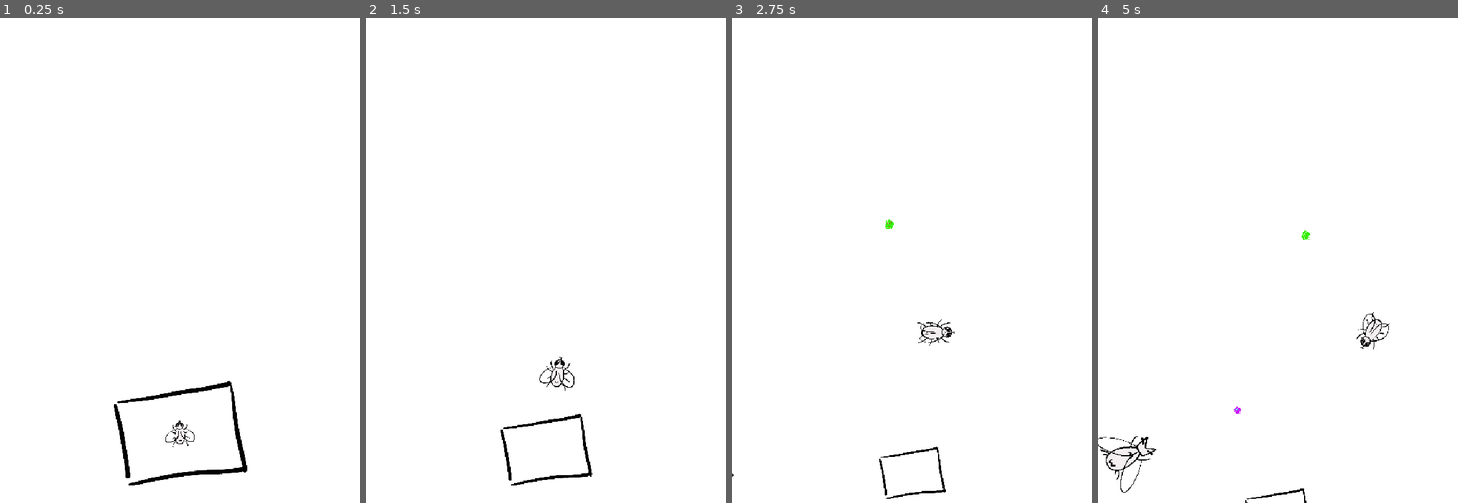
Above: before the commit, frames 1-4 (left to right).
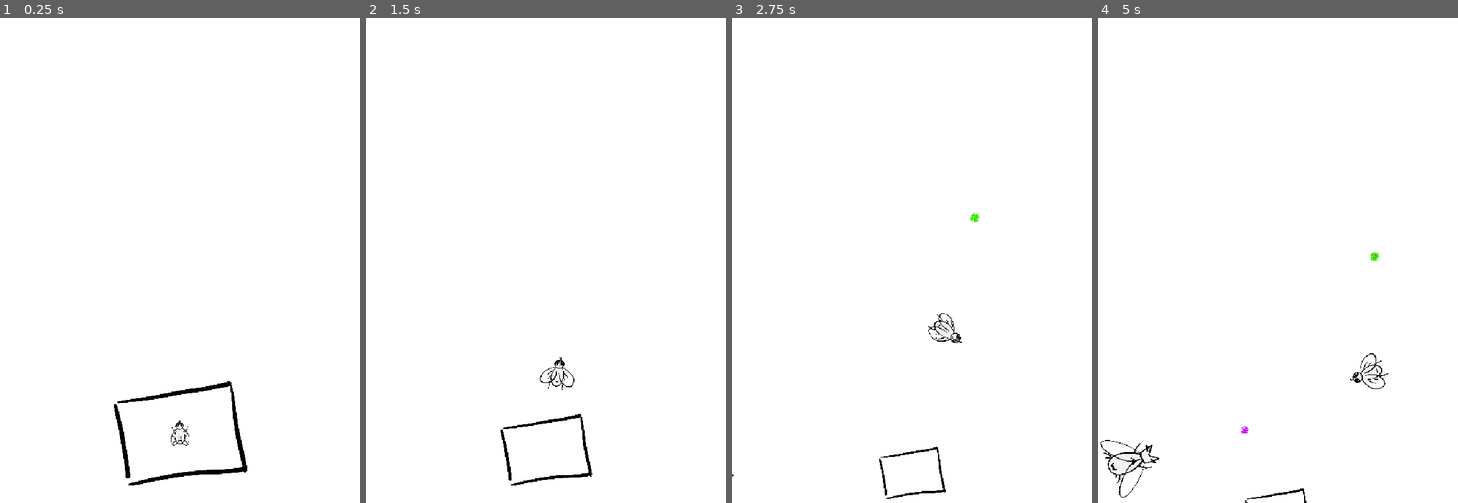
Above: after the commit, the same moments.

Repository: imikhassik/Fly-Game
Game: Godot game, scene res://scenes/test_level.tscn
The game is run twice, just before and just after one commit, with the same random seed, the same clock (stepped at 60 frames per second) and the same inputs.
Inputs:
- Up to frame 1 (0.25 s): no input
- Up to frame 2 (1.5 s): tap Enter at 0.5 s; hold D (move_right) 0.53-1.28 s; tap Q (land) at 0.6, 1.35 s; hold A (move_left) from 1.28 s (still down)
- Up to frame 3 (2.75 s): release A (move_left) at 2.03 s; hold D (move_right) from 2.03 s (still down); tap Space (shoot) at 2.1 s; tap Q (land) at 2.3 s
- Up to frame 4 (5 s): release D (move_right) at 2.78 s; hold W (move_up) 2.78-3.53 s; tap Q (land) at 2.85, 3.6, 4.55 s; hold A (move_left) from 3.53 s (still down); tap Space (shoot) at 4.35 s

The runs differ from the first frame. In frame 1, less than 0.1% of the frame differs, in the area x 45-55%, y 83-89%; in frame 2, 0.1%; in frame 3, 0.3%; in frame 4, 0.8%, in the area x 0-81%, y 43-99%.

Commit message:
Animate legs in all modes

Diff:
--- a/scenes/player.tscn
+++ b/scenes/player.tscn
@@ -10,6 +10,22 @@
 [ext_resource type="Texture2D" uid="uid://wwklw3napem7" path="res://assets/fly/flying_animation/frame3.PNG" id="5_y4r1p"]
 [ext_resource type="Texture2D" uid="uid://lhima6pg2qn1" path="res://assets/fly/flying_animation/frame6.PNG" id="6_ur7pv"]
 [ext_resource type="Texture2D" uid="uid://b0k65153b2ti" path="res://assets/fly/flying_animation/frame5.PNG" id="7_d2wvv"]
+[ext_resource type="Texture2D" uid="uid://cblaccaw2elet" path="res://assets/fly/legs/flying_legs.PNG" id="11_oprun"]
+[ext_resource type="Texture2D" uid="uid://dgx3iiuh3gpy8" path="res://assets/fly/legs/walking_animation/frame1.PNG" id="12_a8ls1"]
+[ext_resource type="Texture2D" uid="uid://bcokw7upvc2ig" path="res://assets/fly/legs/walking_animation/frame2.PNG" id="13_qfm1y"]
+[ext_resource type="Texture2D" uid="uid://7gnjv5cx7241" path="res://assets/fly/legs/walking_animation/frame3.PNG" id="14_fulsm"]
+[ext_resource type="Texture2D" uid="uid://lu8y644vg8cf" path="res://assets/fly/legs/walking_animation/frame4.PNG" id="15_4r5pv"]
+[ext_resource type="Texture2D" uid="uid://d1mvxjiuvdnv0" path="res://assets/fly/legs/neutral_legs.PNG" id="16_a8ls1"]
+
+[sub_resource type="CapsuleShape2D" id="CapsuleShape2D_ejr3x"]
+radius = 14.0
+height = 64.0
+
+[sub_resource type="RectangleShape2D" id="RectangleShape2D_j6w7d"]
+size = Vector2(21, 53)
+
+[sub_resource type="CircleShape2D" id="CircleShape2D_ejr3x"]
+radius = 5.0
 
 [sub_resource type="SpriteFrames" id="SpriteFrames_1fr2o"]
 animations = [{
@@ -37,15 +53,25 @@
 "speed": 60.0
 }]
 
-[sub_resource type="CapsuleShape2D" id="CapsuleShape2D_ejr3x"]
-radius = 14.0
-height = 64.0
-
-[sub_resource type="RectangleShape2D" id="RectangleShape2D_j6w7d"]
-size = Vector2(21, 53)
-
-[sub_resource type="CircleShape2D" id="CircleShape2D_ejr3x"]
-radius = 5.0
+[sub_resource type="SpriteFrames" id="SpriteFrames_y4r1p"]
+animations = [{
+"frames": [{
+"duration": 1.0,
+"texture": ExtResource("12_a8ls1")
+}, {
+"duration": 1.0,
+"texture": ExtResource("13_qfm1y")
+}, {
+"duration": 1.0,
+"texture": ExtResource("14_fulsm")
+}, {
+"duration": 1.0,
+"texture": ExtResource("15_4r5pv")
+}],
+"loop": 1,
+"name": &"walk",
+"speed": 12.0
+}]
 
 [node name="Fly" type="CharacterBody2D" unique_id=1584304132 node_paths=PackedStringArray("shoot_sound", "flying_sound")]
 collision_mask = 3
@@ -53,15 +79,6 @@
 script = ExtResource("1_g2els")
 shoot_sound = NodePath("ShootSound")
 flying_sound = NodePath("FlyingSound")
-
-[node name="Sprite2D" type="Sprite2D" parent="." unique_id=1273881272]
-scale = Vector2(0.1, 0.1)
-texture = ExtResource("1_3vyb7")
-
-[node name="AnimatedSprite2D" type="AnimatedSprite2D" parent="." unique_id=1360514945]
-scale = Vector2(0.1, 0.1)
-sprite_frames = SubResource("SpriteFrames_1fr2o")
-animation = &"flying"
 
 [node name="CollisionShape2D" type="CollisionShape2D" parent="." unique_id=1849372521]
 shape = SubResource("CapsuleShape2D_ejr3x")
@@ -87,3 +104,29 @@
 
 [node name="FlyingSound" type="AudioStreamPlayer2D" parent="." unique_id=761508897]
 stream = ExtResource("5_qlg0r")
+
+[node name="FlyVisuals" type="Node2D" parent="." unique_id=1549313574]
+
+[node name="Sprite2D" type="Sprite2D" parent="FlyVisuals" unique_id=1273881272]
+scale = Vector2(0.1, 0.1)
+texture = ExtResource("1_3vyb7")
+
+[node name="Body_Wings" type="AnimatedSprite2D" parent="FlyVisuals" unique_id=1360514945]
+scale = Vector2(0.1, 0.1)
+sprite_frames = SubResource("SpriteFrames_1fr2o")
+animation = &"flying"
+
+[node name="Legs" type="Node2D" parent="FlyVisuals" unique_id=1176125828]
+
+[node name="FlyingLegs" type="Sprite2D" parent="FlyVisuals/Legs" unique_id=1261021537]
+scale = Vector2(0.1, 0.1)
+texture = ExtResource("11_oprun")
+
+[node name="WalkingLegs" type="AnimatedSprite2D" parent="FlyVisuals/Legs" unique_id=1110492010]
+scale = Vector2(0.1, 0.1)
+sprite_frames = SubResource("SpriteFrames_y4r1p")
+animation = &"walk"
+
+[node name="NeutralLegs" type="Sprite2D" parent="FlyVisuals/Legs" unique_id=934327815]
+scale = Vector2(0.1, 0.1)
+texture = ExtResource("16_a8ls1")
--- a/scripts/player.gd
+++ b/scripts/player.gd
@@ -12,8 +12,8 @@
 @export var up_boost: float = 160.0
 @export var landing_deceleration: float = 200.0
 @export var landing_scale_target: float = 0.75
-@export var landing_scale_speed: float = 0.03
-@export var take_off_scale_speed: float = 0.03
+@export var landing_scale_speed: float = 0.25   # half of platform scale_speed (0.5)
+@export var take_off_scale_speed: float = 0.25   # half of platform scale_speed (0.5)
 @export var takeoff_forward_speed: float = 150.0
 @export var projectile_scene: PackedScene = preload("res://scenes/projectile.tscn")
 @export var shoot_sound: AudioStreamPlayer2D
@@ -34,10 +34,13 @@
 @export var stretch_amount: float = 0.13
 @export var squash_amount: float = 0.10
 
+# ----- LEG TRANSITION -----
+@export var leg_transition_duration: float = 0.3
+
 var health: int
 var invincible: bool = false
 
-var original_scale: Vector2 = Vector2.ONE
+var fly_visuals_base_scale: Vector2 = Vector2.ONE
 var vertical_velocity: float = 0.0
 var respawn_position: Vector2 = Vector2.ZERO
 var shoot_timer: float = 0.0
@@ -45,14 +48,13 @@
 var boundary_push: Vector2 = Vector2.ZERO
 var current_deformation: float = 0.0
 var is_fully_scaled: bool = false
+var facing_direction: int = 1
 
 func _ready() -> void:
-	original_scale = $Sprite2D.scale
-	# Start with landed sprite at target scale
-	$Sprite2D.scale = original_scale * landing_scale_target
-	$Sprite2D.rotation = 0.0
-	$AnimatedSprite2D.scale = original_scale * landing_scale_target
-	$AnimatedSprite2D.rotation = 0.0
+	fly_visuals_base_scale = $FlyVisuals.scale
+	print("FlyVisuals base scale: ", fly_visuals_base_scale)
+
+	$FlyVisuals.scale = fly_visuals_base_scale * landing_scale_target
 	z_index = 1
 	add_to_group("player")
 
@@ -70,9 +72,13 @@
 	if flying_sound:
 		flying_sound.stop()
 
-	# Start with landed sprite visible
-	$Sprite2D.visible = true
-	$AnimatedSprite2D.visible = false
+	$FlyVisuals/Sprite2D.visible = true
+	$FlyVisuals/Body_Wings.visible = false
+
+	$FlyVisuals/Legs/NeutralLegs.visible = true
+	$FlyVisuals/Legs/WalkingLegs.visible = false
+	$FlyVisuals/Legs/FlyingLegs.visible = false
+	$FlyVisuals/Legs/WalkingLegs.stop()
 
 	call_deferred("_set_initial_position")
 
@@ -151,62 +157,73 @@
 	match state:
 		FlyState.FLYING:
 			flying_update(input_vector, delta, using_controller, raw_stick)
+		FlyState.TAKING_OFF:
+			takeoff_update(delta)
 		FlyState.LANDING:
 			landing_update(delta)
 		FlyState.LANDED:
 			landed_update(input_vector, delta, using_controller)
-		FlyState.TAKING_OFF:
-			take_off_update(delta)
 
 	# ----- SCALING + VISIBILITY -----
 	match state:
 		FlyState.TAKING_OFF:
-			if not $AnimatedSprite2D.visible:
-				$AnimatedSprite2D.visible = true
-				$Sprite2D.visible = false
-				$AnimatedSprite2D.play("flying")
-			$AnimatedSprite2D.scale = $AnimatedSprite2D.scale.move_toward(original_scale, take_off_scale_speed * delta)
+			if not $FlyVisuals/Body_Wings.visible:
+				$FlyVisuals/Body_Wings.visible = true
+				$FlyVisuals/Sprite2D.visible = false
+				$FlyVisuals/Body_Wings.play("flying")
+			$FlyVisuals.scale = $FlyVisuals.scale.move_toward(fly_visuals_base_scale, take_off_scale_speed * delta)
 			is_fully_scaled = false
 			current_deformation = 0.0
+			if $FlyVisuals.scale.distance_to(fly_visuals_base_scale) < 0.001:
+				$FlyVisuals.scale = fly_visuals_base_scale
+				state = FlyState.FLYING
+				is_fully_scaled = true
+				print("Take off complete!")
 		FlyState.LANDING:
-			var target_scale = original_scale * landing_scale_target
-			if $AnimatedSprite2D.visible:
-				$AnimatedSprite2D.scale = $AnimatedSprite2D.scale.move_toward(target_scale, landing_scale_speed * delta)
 			is_fully_scaled = false
+			current_deformation = 0.0
+			var target_scale = fly_visuals_base_scale * landing_scale_target
+			if $FlyVisuals/Body_Wings.visible:
+				$FlyVisuals.scale = $FlyVisuals.scale.move_toward(target_scale, landing_scale_speed * delta)
+			print("LANDING: scale = ", $FlyVisuals.scale)
 		FlyState.LANDED:
-			var target_scale = original_scale * landing_scale_target
-			if not $Sprite2D.visible:
-				$Sprite2D.visible = true
-				$AnimatedSprite2D.visible = false
-				$AnimatedSprite2D.stop()
-				$Sprite2D.scale = target_scale
+			print("LANDED branch reached!")
+			if not $FlyVisuals/Sprite2D.visible:
+				$FlyVisuals/Sprite2D.visible = true
+				$FlyVisuals/Body_Wings.visible = false
+				$FlyVisuals/Body_Wings.stop()
+				print("Switched to Sprite2D, stopped Body_Wings")
+			$FlyVisuals.scale = fly_visuals_base_scale * landing_scale_target
 			is_fully_scaled = false
+			current_deformation = 0.0
+			facing_direction = 1
+			print("LANDED: scale reset to ", $FlyVisuals.scale, " is_fully_scaled=", is_fully_scaled)
 		FlyState.FLYING:
-			if not $AnimatedSprite2D.visible:
-				$AnimatedSprite2D.visible = true
-				$Sprite2D.visible = false
-				$AnimatedSprite2D.play("flying")
-			# Continue scaling if not yet fully scaled
+			if not $FlyVisuals/Body_Wings.visible:
+				$FlyVisuals/Body_Wings.visible = true
+				$FlyVisuals/Sprite2D.visible = false
+				$FlyVisuals/Body_Wings.play("flying")
 			if not is_fully_scaled:
-				$AnimatedSprite2D.scale = $AnimatedSprite2D.scale.move_toward(original_scale, take_off_scale_speed * delta)
-				if $AnimatedSprite2D.scale.distance_to(original_scale) < 0.0001:
-					$AnimatedSprite2D.scale = original_scale
+				$FlyVisuals.scale = $FlyVisuals.scale.move_toward(fly_visuals_base_scale, take_off_scale_speed * delta)
+				if $FlyVisuals.scale.distance_to(fly_visuals_base_scale) < 0.001:
+					$FlyVisuals.scale = fly_visuals_base_scale
 					is_fully_scaled = true
 				current_deformation = 0.0
 		_:
 			pass
 
-	# ----- ANIMATION SPEED -----
+	# ----- ANIMATION SPEED (wings) -----
 	if state == FlyState.FLYING or state == FlyState.TAKING_OFF:
 		var current_speed = velocity.length()
 		var min_speed = 0.0
 		var max_speed = forward_speed + up_boost
 		var t = clamp((current_speed - min_speed) / (max_speed - min_speed), 0.0, 1.0)
 		var target_fps = lerp(min_fps, max_fps, t)
-		$AnimatedSprite2D.speed_scale = target_fps / $AnimatedSprite2D.sprite_frames.get_animation_speed("flying")
-
-	# ----- SMOOTH DEFORMATION (only when fully scaled) -----
+		$FlyVisuals/Body_Wings.speed_scale = target_fps / $FlyVisuals/Body_Wings.sprite_frames.get_animation_speed("flying")
+
+	# ----- DEFORMATION (only in FLYING and fully scaled) -----
 	if state == FlyState.FLYING and is_fully_scaled:
+		print("DEFORMATION running in FLYING")
 		var current_speed = velocity.length()
 		var min_speed = 0.0
 		var max_speed = forward_speed + up_boost
@@ -216,12 +233,12 @@
 		var stretch_factor = 1.0 + current_deformation * stretch_amount
 		var squash_factor = 1.0 - current_deformation * squash_amount
 
-		$AnimatedSprite2D.scale = Vector2(
-			original_scale.x * squash_factor,
-			original_scale.y * stretch_factor
+		$FlyVisuals.scale = Vector2(
+			fly_visuals_base_scale.x * squash_factor * facing_direction,
+			fly_visuals_base_scale.y * stretch_factor
 		)
 
-# ----- FLYING STATE -----
+# ----- FLYING STATE (unchanged) -----
 func flying_update(input_vector: Vector2, delta: float, using_controller: bool, raw_stick: Vector2) -> void:
 	var fly_speed: float
 	var move_dir: Vector2
@@ -243,9 +260,8 @@
 		position.x = clamp(position.x, 0.0, viewport_size.x)
 		position.y = clamp(position.y, 0.0, viewport_size.y)
 
-		$AnimatedSprite2D.rotation = 0.0
 		if input_vector.x != 0:
-			$AnimatedSprite2D.flip_h = input_vector.x < 0
+			facing_direction = 1 if input_vector.x >= 0 else -1
 		return
 
 	if abs(input_vector.x) > 0.01:
@@ -264,12 +280,19 @@
 	position.x = clamp(position.x, 0.0, viewport_size.x)
 	position.y = clamp(position.y, 0.0, viewport_size.y)
 
-	$AnimatedSprite2D.rotation = 0.0
 	if input_vector.x != 0:
-		$AnimatedSprite2D.flip_h = input_vector.x < 0
-
-# ----- LANDED (WALKING) STATE -----
+		facing_direction = 1 if input_vector.x >= 0 else -1
+
+# ----- TAKEOFF STATE (forward only) -----
+func takeoff_update(delta: float) -> void:
+	var forward_dir: Vector2 = Vector2(0, -1).rotated(rotation)
+	velocity = forward_dir * takeoff_forward_speed
+	velocity += boundary_push
+	move_and_slide()
+
+# ----- LANDED (WALKING) STATE (unchanged) -----
 func landed_update(input_vector: Vector2, delta: float, using_controller: bool) -> void:
+	print("landed_update called")
 	var move_dir: Vector2
 	var viewport_size: Vector2
 
@@ -288,9 +311,25 @@
 		position.x = clamp(position.x, 0.0, viewport_size.x)
 		position.y = clamp(position.y, 0.0, viewport_size.y)
 
-		$Sprite2D.rotation = 0.0
 		if input_vector.x != 0:
-			$Sprite2D.flip_h = input_vector.x < 0
+			facing_direction = 1 if input_vector.x >= 0 else -1
+
+		if input_vector.y < 0 and _is_head_on_platform():
+			if not $FlyVisuals/Legs/WalkingLegs.visible:
+				$FlyVisuals/Legs/NeutralLegs.visible = false
+				$FlyVisuals/Legs/WalkingLegs.visible = true
+				$FlyVisuals/Legs/FlyingLegs.visible = false
+				$FlyVisuals/Legs/WalkingLegs.play("walk")
+			var current_speed = velocity.length()
+			var max_speed = walk_speed
+			var t = clamp(current_speed / max_speed, 0.0, 1.0)
+			var target_fps = lerp(6.0, 24.0, t)
+			$FlyVisuals/Legs/WalkingLegs.speed_scale = target_fps / $FlyVisuals/Legs/WalkingLegs.sprite_frames.get_animation_speed("walk")
+		else:
+			if $FlyVisuals/Legs/WalkingLegs.visible:
+				$FlyVisuals/Legs/WalkingLegs.stop()
+				$FlyVisuals/Legs/WalkingLegs.visible = false
+				$FlyVisuals/Legs/NeutralLegs.visible = true
 		return
 
 	if abs(input_vector.x) > 0.01:
@@ -312,9 +351,25 @@
 	position.x = clamp(position.x, 0.0, viewport_size.x)
 	position.y = clamp(position.y, 0.0, viewport_size.y)
 
-	$Sprite2D.rotation = 0.0
 	if input_vector.x != 0:
-		$Sprite2D.flip_h = input_vector.x < 0
+		facing_direction = 1 if input_vector.x >= 0 else -1
+
+	if input_vector.y < 0 and _is_head_on_platform():
+		if not $FlyVisuals/Legs/WalkingLegs.visible:
+			$FlyVisuals/Legs/NeutralLegs.visible = false
+			$FlyVisuals/Legs/WalkingLegs.visible = true
+			$FlyVisuals/Legs/FlyingLegs.visible = false
+			$FlyVisuals/Legs/WalkingLegs.play("walk")
+		var current_speed = velocity.length()
+		var max_speed = walk_speed
+		var t = clamp(current_speed / max_speed, 0.0, 1.0)
+		var target_fps = lerp(6.0, 24.0, t)
+		$FlyVisuals/Legs/WalkingLegs.speed_scale = target_fps / $FlyVisuals/Legs/WalkingLegs.sprite_frames.get_animation_speed("walk")
+	else:
+		if $FlyVisuals/Legs/WalkingLegs.visible:
+			$FlyVisuals/Legs/WalkingLegs.stop()
+			$FlyVisuals/Legs/WalkingLegs.visible = false
+			$FlyVisuals/Legs/NeutralLegs.visible = true
 
 # ----- LANDING STATE -----
 func landing_update(delta: float) -> void:
@@ -325,23 +380,10 @@
 	move_and_slide()
 
 	if abs(vertical_velocity) < 1.0:
-		if $AnimatedSprite2D.scale.distance_to(original_scale * landing_scale_target) < 0.001:
+		if $FlyVisuals.scale.distance_to(fly_visuals_base_scale * landing_scale_target) < 0.001:
 			state = FlyState.LANDED
 			velocity = Vector2.ZERO
 			print("Landed!")
-
-# ----- TAKING OFF STATE -----
-func take_off_update(_delta: float) -> void:
-	var forward_dir: Vector2 = Vector2(0, -1).rotated(rotation)
-	velocity = forward_dir * takeoff_forward_speed
-	velocity += boundary_push
-	move_and_slide()
-
-	# Switch to FLYING only when scale is exactly original_scale (within tiny tolerance)
-	if $AnimatedSprite2D.scale.distance_to(original_scale) < 0.0001:
-		state = FlyState.FLYING
-		velocity = Vector2.ZERO
-		print("Take off complete!")
 
 # ----- TRANSITION TRIGGERS -----
 func start_landing() -> void:
@@ -352,9 +394,26 @@
 	if flying_sound and flying_sound.playing:
 		flying_sound.stop()
 
-	$Sprite2D.visible = false
-	$AnimatedSprite2D.visible = true
-	$AnimatedSprite2D.play("flying")
+	# Snap to base scale to remove deformation, then scale down
+	$FlyVisuals.scale = fly_visuals_base_scale
+	is_fully_scaled = false
+	current_deformation = 0.0
+
+	$FlyVisuals/Sprite2D.visible = false
+	$FlyVisuals/Body_Wings.visible = true
+	$FlyVisuals/Body_Wings.play("flying")
+
+	var tween = create_tween()
+	tween.set_parallel(true)
+	tween.tween_property($FlyVisuals/Legs/FlyingLegs, "modulate:a", 0.0, leg_transition_duration)
+	tween.tween_property($FlyVisuals/Legs/NeutralLegs, "modulate:a", 1.0, leg_transition_duration)
+	tween.tween_callback(func():
+		$FlyVisuals/Legs/FlyingLegs.visible = false
+		$FlyVisuals/Legs/NeutralLegs.visible = true
+		$FlyVisuals/Legs/WalkingLegs.visible = false
+		$FlyVisuals/Legs/WalkingLegs.stop()
+	).set_delay(leg_transition_duration)
+
 	print("Landing started...")
 
 func start_take_off() -> void:
@@ -364,12 +423,25 @@
 	if flying_sound and not flying_sound.playing:
 		flying_sound.play()
 
-	$Sprite2D.visible = false
-	$AnimatedSprite2D.visible = true
-	$AnimatedSprite2D.play("flying")
+	$FlyVisuals/Sprite2D.visible = false
+	$FlyVisuals/Body_Wings.visible = true
+	$FlyVisuals/Body_Wings.play("flying")
+
+	var current_legs = $FlyVisuals/Legs/WalkingLegs if $FlyVisuals/Legs/WalkingLegs.visible else $FlyVisuals/Legs/NeutralLegs
+	var tween = create_tween()
+	tween.set_parallel(true)
+	tween.tween_property(current_legs, "modulate:a", 0.0, leg_transition_duration)
+	tween.tween_property($FlyVisuals/Legs/FlyingLegs, "modulate:a", 1.0, leg_transition_duration)
+	tween.tween_callback(func():
+		$FlyVisuals/Legs/WalkingLegs.visible = false
+		$FlyVisuals/Legs/NeutralLegs.visible = false
+		$FlyVisuals/Legs/FlyingLegs.visible = true
+		$FlyVisuals/Legs/WalkingLegs.stop()
+	).set_delay(leg_transition_duration)
+
 	print("Taking off...")
 
-# ----- HELPER FUNCTIONS -----
+# ----- HELPER FUNCTIONS (unchanged) -----
 func _get_platform_polygon_global(area: Area2D) -> PackedVector2Array:
 	var platform_collision = area.get_node("CollisionPolygon2D")
 	if not platform_collision:
@@ -462,11 +534,9 @@
 
 func _start_invincibility() -> void:
 	invincible = true
-	$Sprite2D.modulate = Color(1, 0.5, 0.5)
-	$AnimatedSprite2D.modulate = Color(1, 0.5, 0.5)
+	$FlyVisuals.modulate = Color(1, 0.5, 0.5)
 	await get_tree().create_timer(invincibility_duration).timeout
-	$Sprite2D.modulate = Color.WHITE
-	$AnimatedSprite2D.modulate = Color.WHITE
+	$FlyVisuals.modulate = Color.WHITE
 	invincible = false
 
 func respawn() -> void:
@@ -474,15 +544,18 @@
 	health = max_health
 	velocity = Vector2.ZERO
 	state = FlyState.FLYING
-	$Sprite2D.scale = original_scale
-	$Sprite2D.rotation = 0.0
-	$AnimatedSprite2D.scale = original_scale
-	$AnimatedSprite2D.rotation = 0.0
+	$FlyVisuals.scale = fly_visuals_base_scale
 	is_fully_scaled = true
+	facing_direction = 1
 	invincible = false
-	$Sprite2D.modulate = Color.WHITE
-	$AnimatedSprite2D.modulate = Color.WHITE
-	$Sprite2D.visible = false
-	$AnimatedSprite2D.visible = true
-	$AnimatedSprite2D.play("flying")
+	$FlyVisuals.modulate = Color.WHITE
+	$FlyVisuals/Sprite2D.visible = false
+	$FlyVisuals/Body_Wings.visible = true
+	$FlyVisuals/Body_Wings.play("flying")
+
+	$FlyVisuals/Legs/NeutralLegs.visible = false
+	$FlyVisuals/Legs/WalkingLegs.visible = false
+	$FlyVisuals/Legs/FlyingLegs.visible = true
+	$FlyVisuals/Legs/WalkingLegs.stop()
+	$FlyVisuals/Legs/FlyingLegs.modulate.a = 1.0
 	print("Fly respawned (FLYING).")
Not shown, changed: Fly.txt
Binary file changed: assets/fly/fly.PNG
Binary file changed: assets/fly/flying_animation/frame1.PNG
Binary file changed: assets/fly/flying_animation/frame2.PNG
Binary file changed: assets/fly/flying_animation/frame3.PNG
Binary file changed: assets/fly/flying_animation/frame4.PNG
Binary file changed: assets/fly/flying_animation/frame5.PNG
Binary file changed: assets/fly/flying_animation/frame6.PNG
Binary file added: assets/fly/legs/flying_legs.PNG
Not shown, added: assets/fly/legs/flying_legs.PNG.import
Binary file added: assets/fly/legs/neutral_legs.PNG
Not shown, added: assets/fly/legs/neutral_legs.PNG.import
(and 8 more such lines)
